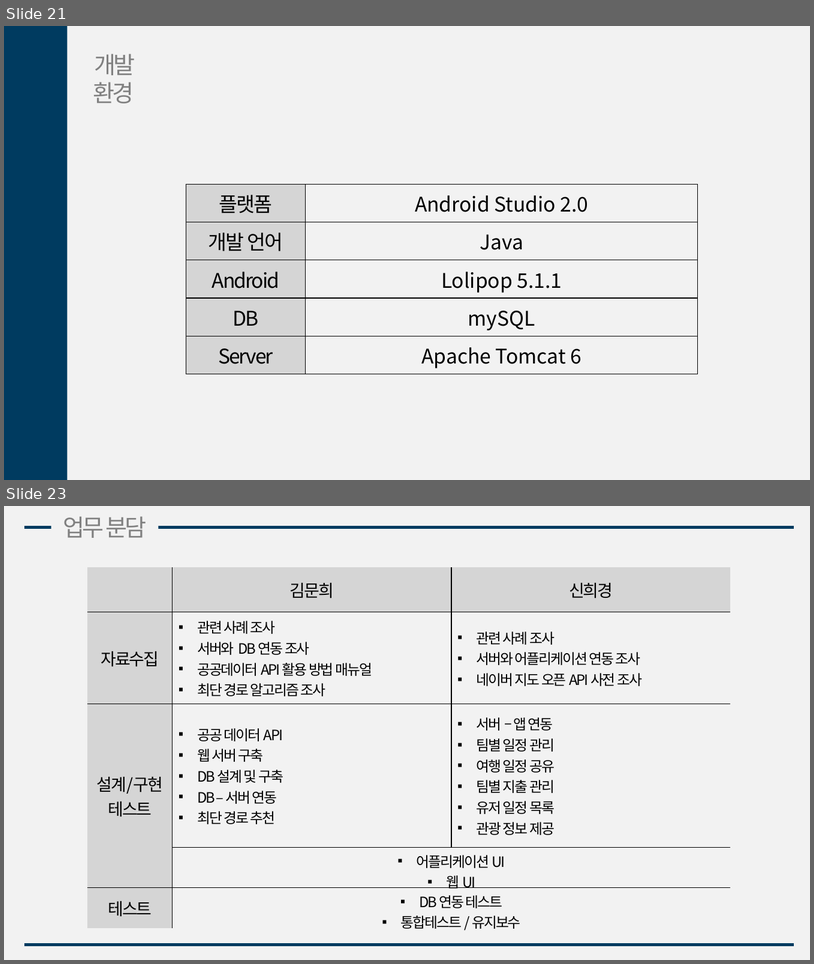
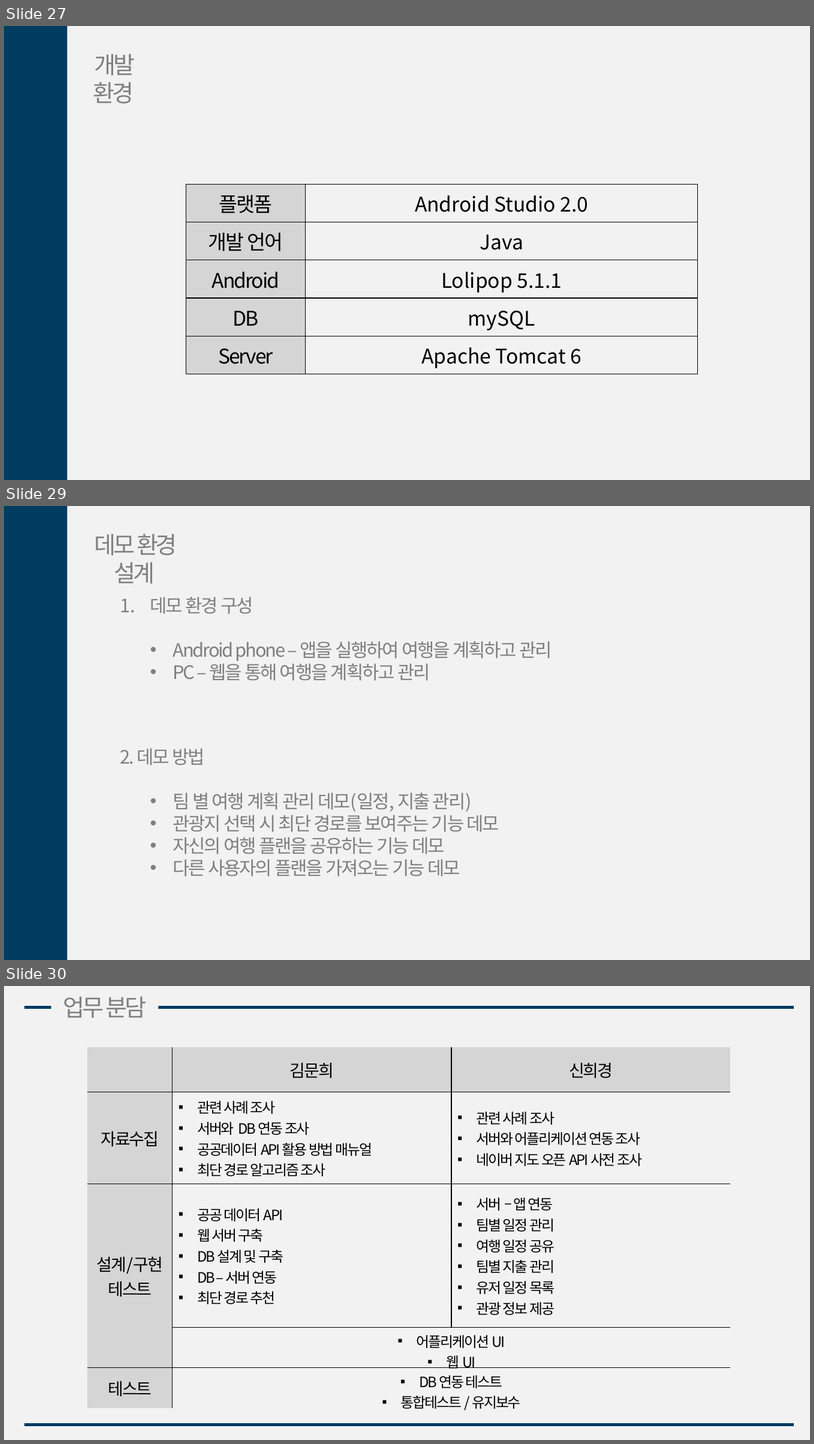
Before and after one commit to gmlrud1211/project, a slide deck: document/설계서.pptx. Shown one above the other, each under a label of ours: slides 21 and 23 before the commit, slides 27, 29 and 30 after it; the slides between them are not shown. The pictures are 814x964 and 814x1444 pixels, drawn with LibreOffice and Linux fonts; fonts in the diff are those of the drawing. Boxes give left, top, right and bottom in pixels: in the first picture for what was removed or moved away, otherwise in the second. Text is boxed around its words. In the diff, an @@ line names an element or a change of style, - is before the commit and + after.

Commit message:
설계서 수정
모듈상세설계추가, 데모환경설계수정 피ㄹ요

```diff
--- a/document/설계서.pptx
+++ b/document/설계서.pptx
@@ slide 29 added at box(4, 506, 810, 960), background #F2F2F2 @@
@@ rectangle added at box(4, 506, 68, 960), fill #003B60 @@
@@ text added at box(95, 534, 177, 583), 28 pt, text #808080 @@
+데모 환경 설계
@@ text added at box(150, 597, 552, 681), 22 pt, text #7F7F7F @@
+1. 데모 환경 구성
+  • Android phone – 앱을 실행하여 여행을 계획하고 관리
+  • PC – 웹을 통해 여행을 계획하고 관리
@@ text added at box(120, 748, 500, 876), 22 pt, text #7F7F7F @@
+2. 데모 방법
+  • 팀 별 여행 계획 관리 데모(일정, 지출 관리)
+  • 관광지 선택 시 최단 경로를 보여주는 기능 데모
+  • 자신의 여행 플랜을 공유하는 기능 데모
+  • 다른 사용자의 플랜을 가져오는 기능 데모
@@ what was slide 21 is now slide 27 @@
@@ what was slide 23 is now slide 30 @@
```
Also in this commit, not shown: 3 slides changed, 6 other slides added.
